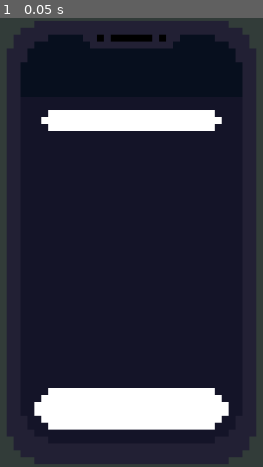
Above: before the commit, frame 1.
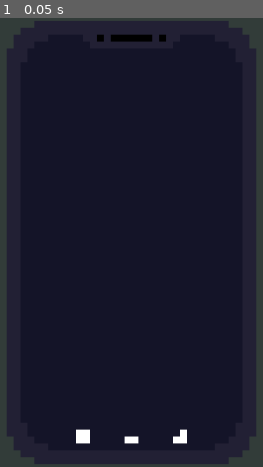
Above: after the commit, the same moment.

Repository: sleiph/uatisapi
Game: Godot game, scene res://cenas/home.tscn
Same seed, same stepped clock (60 frames per second), same inputs: the game is played once before the commit and once after it.
Inputs:
- Up to frame 1 (0.05 s): no input

The runs differ from the first frame. In frame 1, 9.9% of the frame differs, in the area x 12-88%, y 20-95%.

Commit message:
adicionando navegacao

Diff:
--- a/cenas/home.tscn
+++ b/cenas/home.tscn
@@ -3,12 +3,12 @@
 [ext_resource type="Texture2D" uid="uid://bwbqf7mibyfkj" path="res://sprites/full.png" id="1_dv2u5"]
 [ext_resource type="Texture2D" uid="uid://dnxa0qqc266ph" path="res://sprites/fundo.png" id="2_7bw3u"]
 [ext_resource type="Texture2D" uid="uid://c14q5v06o2hoo" path="res://sprites/tela.png" id="3_7bw3u"]
-[ext_resource type="Texture2D" uid="uid://c3amk2i5wi8ni" path="res://sprites/nav.png" id="4_wi8rx"]
-[ext_resource type="PackedScene" uid="uid://dv22flv3ker5b" path="res://cenas/texto.tscn" id="6_0d2e0"]
-[ext_resource type="Script" uid="uid://b6l887un0oju4" path="res://scripts/scroll_container.gd" id="6_282o3"]
-[ext_resource type="Texture2D" uid="uid://bijcv65umaftr" path="res://sprites/texto.png" id="7_282o3"]
+[ext_resource type="Texture2D" uid="uid://c68ujfpq0h46l" path="res://sprites/janelas2.png" id="5_liar5"]
+[ext_resource type="Texture2D" uid="uid://i76pbymiwp3s" path="res://sprites/minimizar2.png" id="6_ifc7g"]
+[ext_resource type="PackedScene" uid="uid://mfjonwkn2fwd" path="res://cenas/whatsapp.tscn" id="7_282o3"]
+[ext_resource type="Texture2D" uid="uid://cyrobn8yv6lji" path="res://sprites/voltar2.png" id="7_ojmnj"]
 
-[sub_resource type="StyleBoxEmpty" id="StyleBoxEmpty_mir7d"]
+[sub_resource type="StyleBoxEmpty" id="StyleBoxEmpty_282o3"]
 
 [node name="Node2D" type="Node2D"]
 
@@ -25,53 +25,48 @@
 layout_mode = 2
 texture = ExtResource("2_7bw3u")
 
-[node name="tela" type="TextureRect" parent="CenterContainer/celular"]
-modulate = Color(0.0784314, 0.0784314, 0.156863, 1)
+[node name="PanelContainer" type="PanelContainer" parent="CenterContainer/celular"]
 layout_mode = 0
+offset_right = 40.0
+offset_bottom = 40.0
+theme_override_styles/panel = SubResource("StyleBoxEmpty_282o3")
+
+[node name="tela" type="TextureRect" parent="CenterContainer/celular/PanelContainer"]
+self_modulate = Color(0.0784314, 0.0784314, 0.156863, 1)
+layout_mode = 2
 texture = ExtResource("3_7bw3u")
 
-[node name="nav" type="TextureRect" parent="CenterContainer/celular/tela"]
-modulate = Color(0.352941, 0.745098, 0.745098, 1)
-layout_mode = 0
-offset_right = 360.0
-offset_bottom = 640.0
-texture = ExtResource("4_wi8rx")
+[node name="MarginContainer" type="MarginContainer" parent="CenterContainer/celular/PanelContainer"]
+custom_minimum_size = Vector2(0, 50)
+layout_mode = 2
+size_flags_vertical = 8
 
-[node name="mensagens" type="ScrollContainer" parent="CenterContainer/celular"]
-layout_mode = 0
-offset_left = 30.0
-offset_top = 109.0
-offset_right = 339.0
-offset_bottom = 516.0
-horizontal_scroll_mode = 0
-vertical_scroll_mode = 4
-script = ExtResource("6_282o3")
+[node name="CenterContainer" type="CenterContainer" parent="CenterContainer/celular/PanelContainer/MarginContainer"]
+layout_mode = 2
+size_flags_vertical = 0
 
-[node name="CenterContainer" type="CenterContainer" parent="CenterContainer/celular/mensagens"]
+[node name="HBoxContainer" type="HBoxContainer" parent="CenterContainer/celular/PanelContainer/MarginContainer/CenterContainer"]
 layout_mode = 2
-size_flags_horizontal = 3
+size_flags_vertical = 0
+theme_override_constants/separation = 50
 
-[node name="MarginContainer" type="MarginContainer" parent="CenterContainer/celular/mensagens/CenterContainer"]
+[node name="TextureRect" type="TextureRect" parent="CenterContainer/celular/PanelContainer/MarginContainer/CenterContainer/HBoxContainer"]
 layout_mode = 2
-theme_override_constants/margin_top = 20
-theme_override_constants/margin_bottom = 10
+size_flags_horizontal = 0
+size_flags_vertical = 0
+texture = ExtResource("5_liar5")
 
-[node name="HFlowContainer" type="HFlowContainer" parent="CenterContainer/celular/mensagens/CenterContainer/MarginContainer"]
+[node name="TextureRect2" type="TextureRect" parent="CenterContainer/celular/PanelContainer/MarginContainer/CenterContainer/HBoxContainer"]
 layout_mode = 2
-theme_override_constants/v_separation = 15
+size_flags_horizontal = 0
+size_flags_vertical = 0
+texture = ExtResource("6_ifc7g")
 
-[node name="Panel" parent="CenterContainer/celular/mensagens/CenterContainer/MarginContainer/HFlowContainer" instance=ExtResource("6_0d2e0")]
+[node name="TextureRect3" type="TextureRect" parent="CenterContainer/celular/PanelContainer/MarginContainer/CenterContainer/HBoxContainer"]
 layout_mode = 2
+size_flags_horizontal = 0
+size_flags_vertical = 0
+texture = ExtResource("7_ojmnj")
 
-[node name="PanelContainer" type="PanelContainer" parent="CenterContainer/celular"]
-layout_mode = 2
-offset_left = 40.0
-offset_top = 530.0
-offset_right = 320.0
-offset_bottom = 590.0
-theme_override_styles/panel = SubResource("StyleBoxEmpty_mir7d")
-
-[node name="TextureRect" type="TextureRect" parent="CenterContainer/celular/PanelContainer"]
-texture_filter = 1
-layout_mode = 2
-texture = ExtResource("7_282o3")
+[node name="whatsapp" parent="CenterContainer/celular" instance=ExtResource("7_282o3")]
+visible = false
--- /dev/null
+++ b/cenas/whatsapp.tscn
@@ -0,0 +1,71 @@
+[gd_scene load_steps=7 format=3 uid="uid://mfjonwkn2fwd"]
+
+[ext_resource type="Texture2D" uid="uid://c3amk2i5wi8ni" path="res://sprites/nav.png" id="1_vhpjo"]
+[ext_resource type="Script" uid="uid://b6l887un0oju4" path="res://scripts/scroll_container.gd" id="2_1kvpb"]
+[ext_resource type="Texture2D" uid="uid://bijcv65umaftr" path="res://sprites/texto.png" id="3_w6ikf"]
+[ext_resource type="Texture2D" uid="uid://bu23cnt8d1wku" path="res://sprites/avatar40x40.png" id="4_mp81g"]
+
+[sub_resource type="StyleBoxEmpty" id="StyleBoxEmpty_0d2e0"]
+
+[sub_resource type="StyleBoxEmpty" id="StyleBoxEmpty_mir7d"]
+
+[node name="whatsapp" type="Node2D"]
+
+[node name="nav" type="TextureRect" parent="."]
+self_modulate = Color(0.0588235, 0.0588235, 0.117647, 1)
+offset_right = 360.0
+offset_bottom = 640.0
+texture = ExtResource("1_vhpjo")
+
+[node name="mensagens" type="ScrollContainer" parent="."]
+offset_left = 30.0
+offset_top = 110.0
+offset_right = 340.0
+offset_bottom = 510.0
+horizontal_scroll_mode = 0
+vertical_scroll_mode = 4
+script = ExtResource("2_1kvpb")
+
+[node name="CenterContainer" type="CenterContainer" parent="mensagens"]
+layout_mode = 2
+size_flags_horizontal = 3
+
+[node name="MarginContainer" type="MarginContainer" parent="mensagens/CenterContainer"]
+layout_mode = 2
+theme_override_constants/margin_top = 20
+theme_override_constants/margin_bottom = 10
+
+[node name="HFlowContainer" type="HFlowContainer" parent="mensagens/CenterContainer/MarginContainer"]
+layout_mode = 2
+theme_override_constants/v_separation = 15
+
+[node name="fill" type="PanelContainer" parent="mensagens/CenterContainer/MarginContainer/HFlowContainer"]
+custom_minimum_size = Vector2(260, 370)
+layout_mode = 2
+size_flags_horizontal = 3
+theme_override_styles/panel = SubResource("StyleBoxEmpty_0d2e0")
+
+[node name="PanelContainer" type="PanelContainer" parent="."]
+offset_left = 40.0
+offset_top = 520.0
+offset_right = 320.0
+offset_bottom = 580.0
+theme_override_styles/panel = SubResource("StyleBoxEmpty_mir7d")
+
+[node name="TextureRect" type="TextureRect" parent="PanelContainer"]
+texture_filter = 1
+layout_mode = 2
+texture = ExtResource("3_w6ikf")
+
+[node name="MarginContainer" type="MarginContainer" parent="PanelContainer"]
+layout_mode = 2
+size_flags_horizontal = 8
+size_flags_vertical = 4
+theme_override_constants/margin_right = 20
+
+[node name="TextureRect" type="TextureRect" parent="PanelContainer/MarginContainer"]
+self_modulate = Color(0.27451, 0.666667, 1, 1)
+layout_mode = 2
+size_flags_horizontal = 4
+size_flags_vertical = 4
+texture = ExtResource("4_mp81g")
Binary file added: sprites/avatar40x40.png
Binary file changed: sprites/fundo.png
Binary file added: sprites/janelas2.png
Binary file added: sprites/minimizar2.png
Binary file added: sprites/seta2.png
Binary file changed: sprites/tela.png
Binary file added: sprites/voltar2.png
